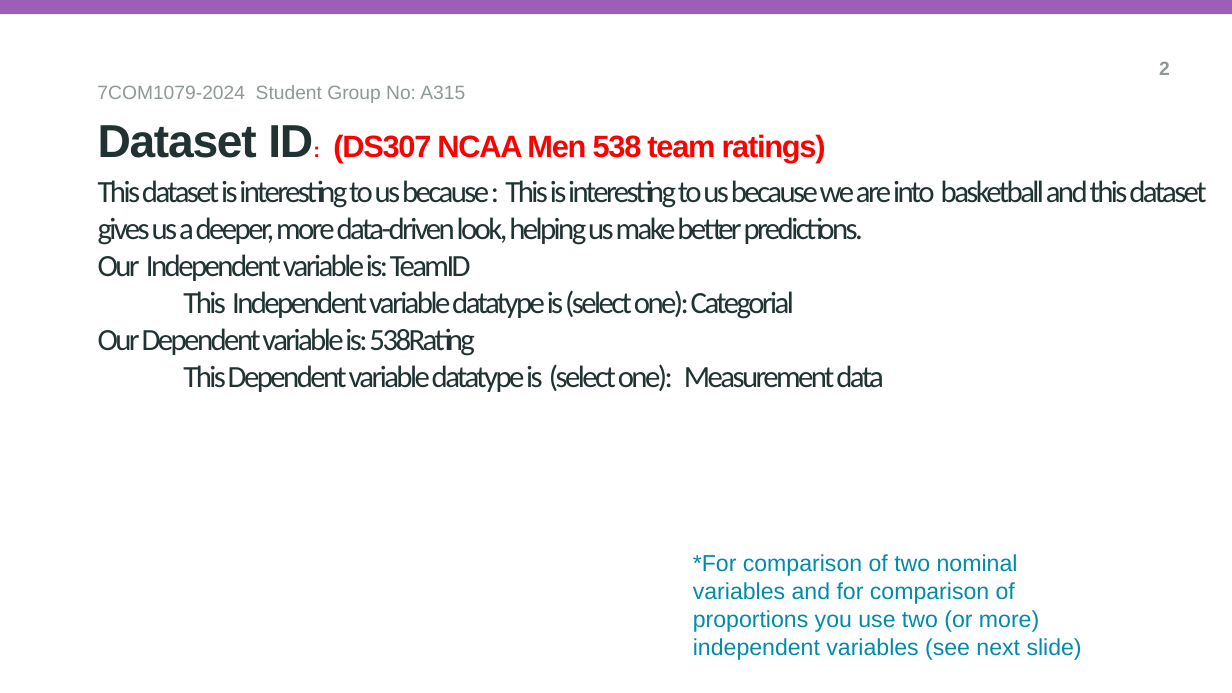
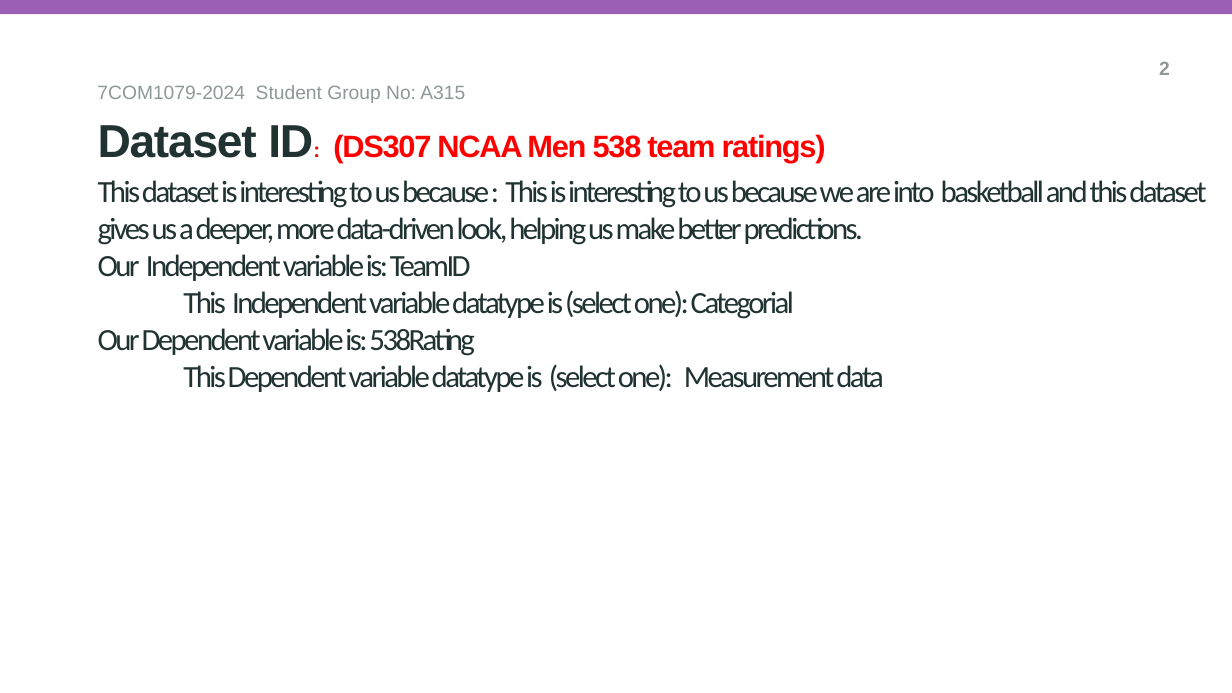
Before and after one commit to IbbiShahid/Research-Question-and-Visualisation, a slide deck: slide 3 of researchQuestion.pptx. Drawn at 1232x693 pixels with LibreOffice and Linux fonts; fonts in the diff are those of the drawing; background and template pictures are left out. Boxes give left, top, right and bottom in pixels: in the first picture for what was removed or moved away, otherwise in the second. Text is boxed around its words. In the diff, an @@ line names an element or a change of style, - is before the commit and + after.

```diff
--- a/researchQuestion.pptx
+++ b/researchQuestion.pptx
@@ text removed at (x1=693, y1=554, x2=1082, y2=660) @@
-*For comparison of two nominal variables and for comparison of proportions you use two (or more) independent variables (see next slide)
```
Also in this commit, not shown: 2 other slides changed, 1 slide removed.
